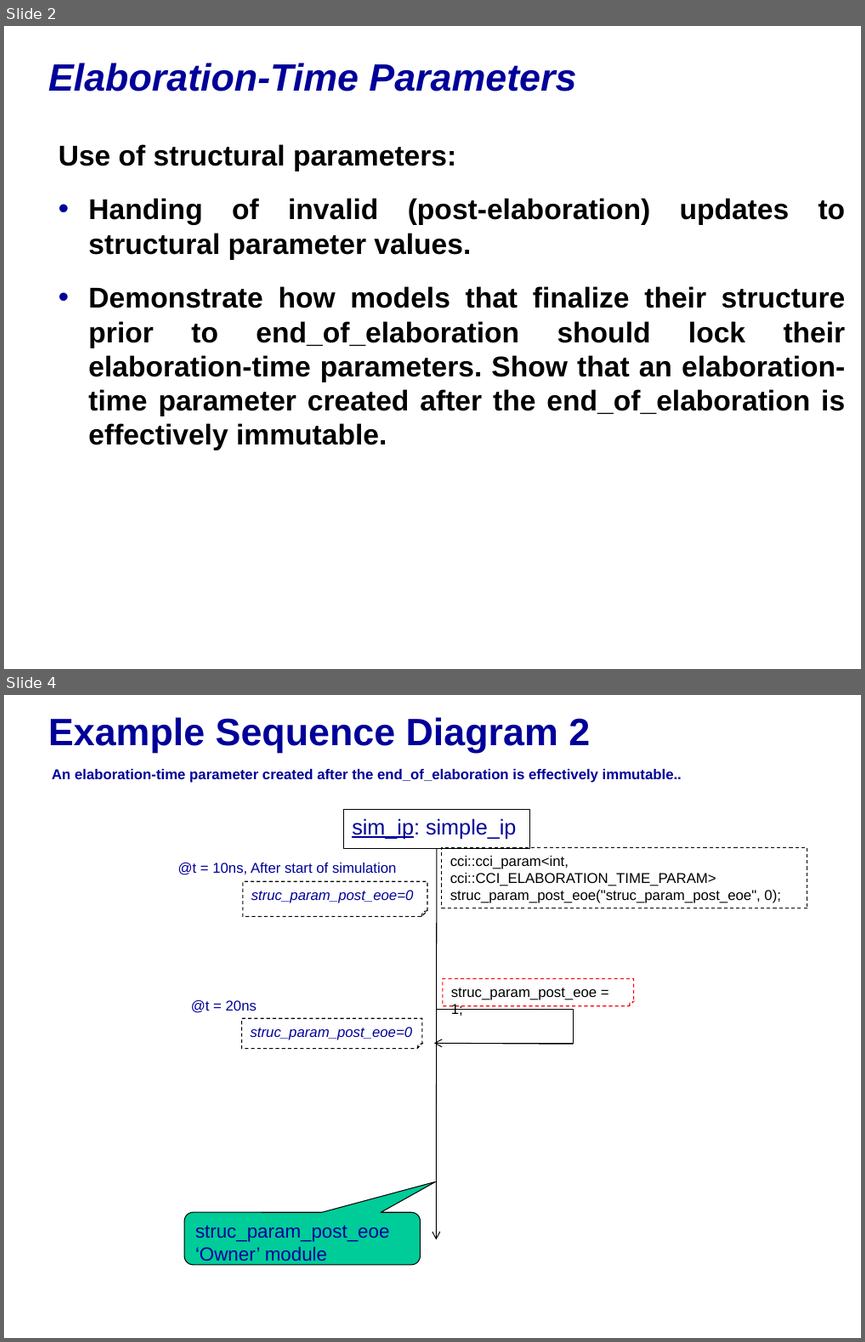
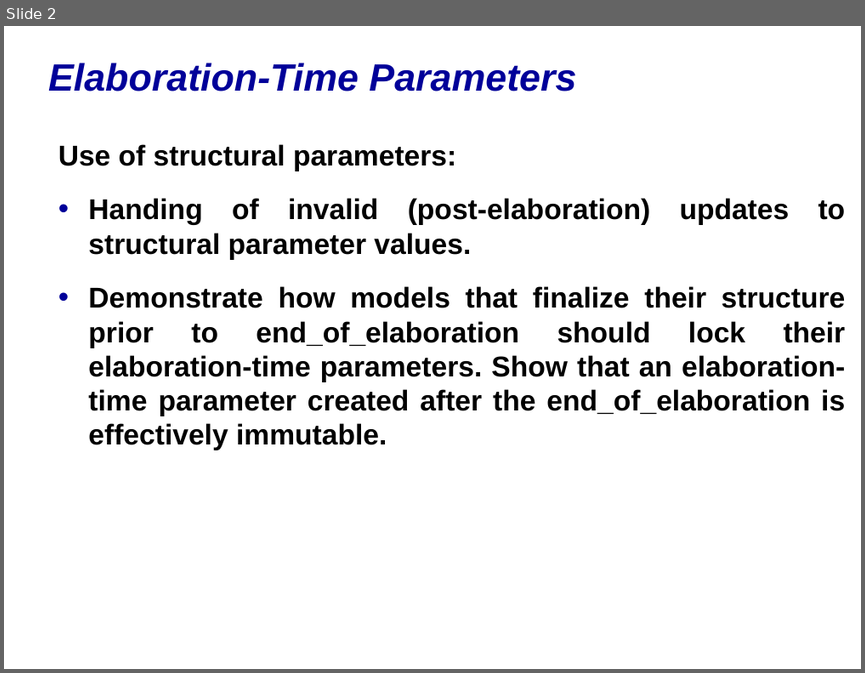
Before and after one commit to accellera-official/cci, a slide deck: examples/ex03_Elab_Time_Param/docs/ex03_Elab_Time_Param.ppt. Shown one above the other, each under a label of ours: slides 2 and 4 before the commit, slide 2 after it; the slides between them are not shown. The pictures are 865x1342 and 865x673 pixels, drawn with LibreOffice and Linux fonts; fonts in the diff are those of the drawing; background and template pictures are left out. Boxes give left, top, right and bottom in pixels: in the first picture for what was removed or moved away, otherwise in the second. Text is boxed around its words. In the diff, an @@ line names an element or a change of style, - is before the commit and + after.

Commit message:
PPT terminology updates and cleanup
Update the tutorial and examples PowerPoint presentations to reflect
changes in terminology and perform general cleanup.

```diff
--- a/examples/ex03_Elab_Time_Param/docs/ex03_Elab_Time_Param.ppt
+++ b/examples/ex03_Elab_Time_Param/docs/ex03_Elab_Time_Param.ppt
@@ slide 4 removed at (4,695,861,1338), background picture (left out) @@
@@ title removed at (48,717,681,783) @@
-Example Sequence Diagram 2
-An elaboration-time parameter created after the end_of_elaboration is effectively immutable..
@@ rectangle removed at (343,809,530,848) @@
-sim_ip: simple_ip
@@ folded corner removed at (442,847,806,908) @@
-cci::cci_param<int, cci::CCI_ELABORATION_TIME_PARAM>
-struc_param_post_eoe("struc_param_post_eoe", 0);
@@ text removed at (178,862,397,875) @@
-@t = 10ns, After start of simulation
@@ arrow removed from (437, 848) to (436, 1239) @@
@@ folded corner removed at (243,882,427,917) @@
-struc_param_post_eoe=0
@@ text removed at (191,1000,256,1013) @@
-@t = 20ns
@@ folded corner removed at (443,979,634,1006) @@
-struc_param_post_eoe = 1;
@@ folded corner removed at (241,1018,422,1048) @@
-struc_param_post_eoe=0
@@ rectangle removed at (436,1009,573,1043) @@
@@ arrow removed from (573, 1043) to (434, 1043) @@
@@ rounded speech box removed at (184,1212,420,1264) @@
-struc_param_post_eoe ‘Owner’ module
```
Also in this commit, not shown: 2 slides changed, 1 other slide removed, 10 other files.
